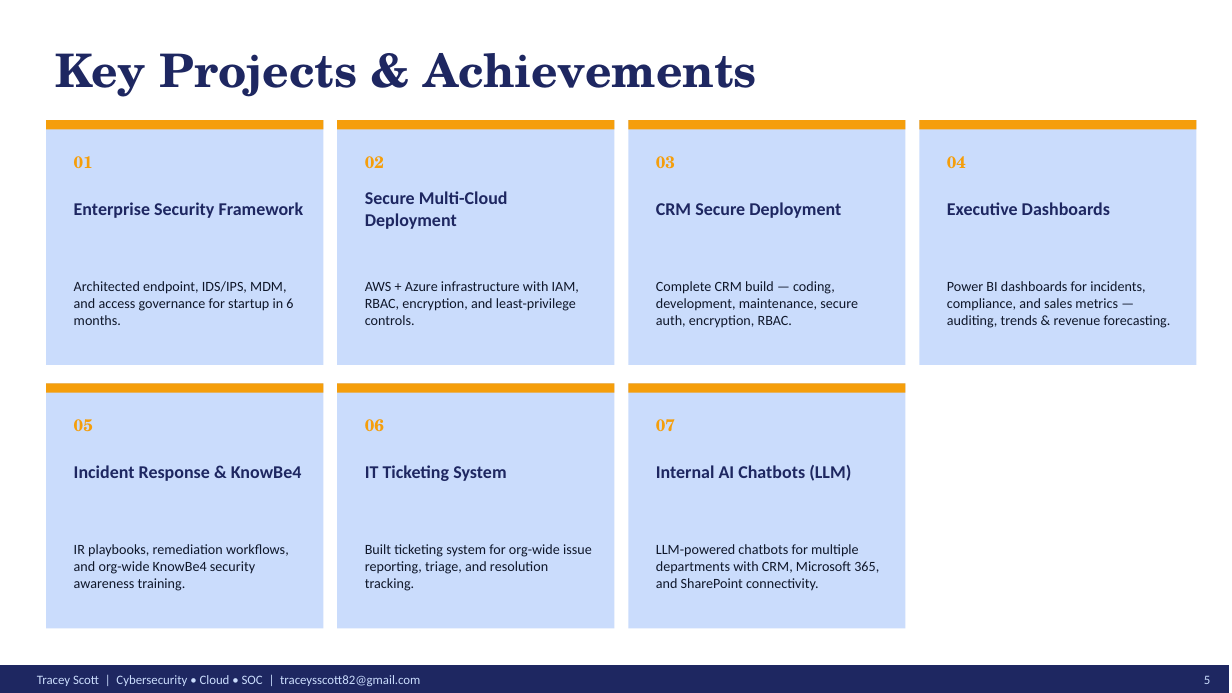
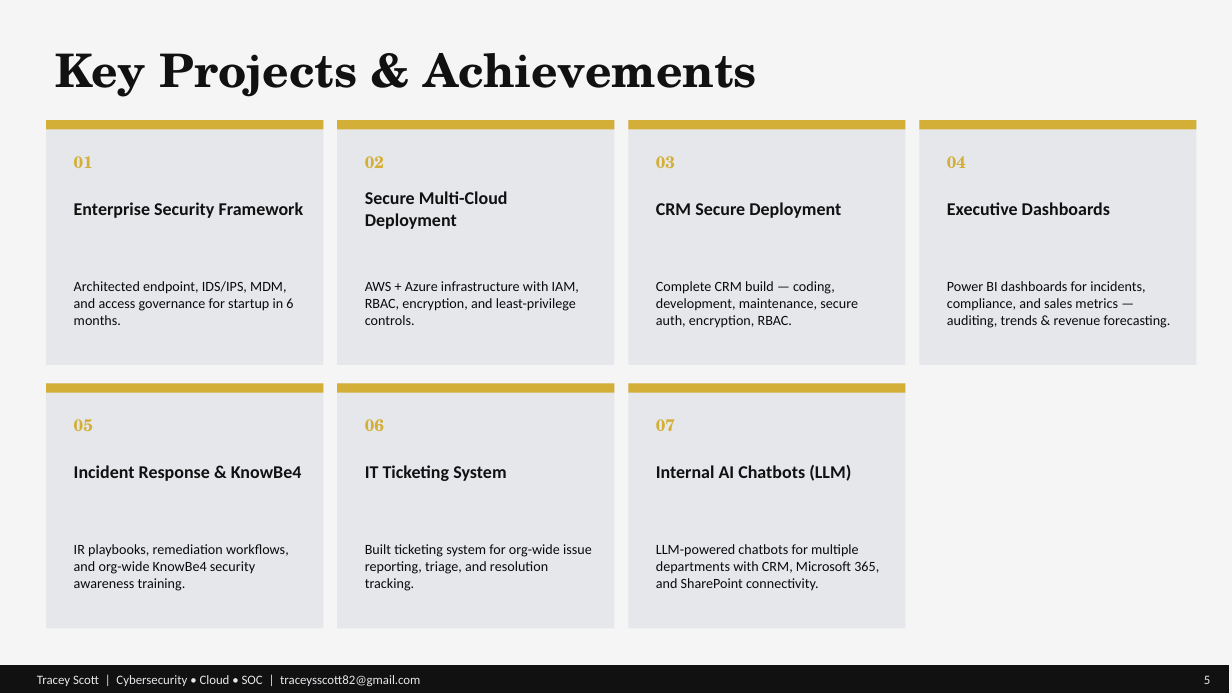
Before and after one commit to TraceyTheAnalyst/tracey-portfolio-deck, a slide deck: slide 5 of Tracey-Scott-Portfolio.pptx. Drawn at 1232x693 pixels with LibreOffice and Linux fonts; fonts in the diff are those of the drawing. Boxes give left, top, right and bottom in pixels: in the first picture for what was removed or moved away, otherwise in the second. Text is boxed around its words. In the diff, an @@ line names an element or a change of style, - is before the commit and + after.

```diff
--- a/Tracey-Scott-Portfolio.pptx
+++ b/Tracey-Scott-Portfolio.pptx
@@ background #FFFFFF to #F5F5F5 @@
@@ fill #CADCFC to #E5E7EB in 7 elements at <box>46,120,323,365</box>, <box>337,120,615,365</box>, <box>628,120,906,365</box>, <box>920,120,1197,365</box>, <box>46,384,323,628</box>, <box>337,384,615,628</box>, <box>628,384,906,628</box> @@
@@ fill #F59E0B to #D4AF37 in 7 elements at <box>46,120,323,129</box>, <box>337,120,615,129</box>, <box>628,120,906,129</box>, <box>920,120,1197,129</box>, <box>46,384,323,393</box>, <box>337,384,615,393</box>, <box>628,384,906,393</box> @@
@@ text colour #F59E0B to #D4AF37 in 7 elements at <box>74,156,93,168</box>, <box>365,156,384,168</box>, <box>656,156,675,168</box>, <box>947,156,966,168</box>, <box>74,419,93,431</box>, <box>365,419,384,431</box>, <box>656,419,675,431</box> @@
@@ text colour #1E2761 to #111111 in 8 elements at <box>55,53,757,97</box>, <box>74,202,304,218</box>, <box>365,191,508,229</box>, <box>656,202,841,218</box>, <box>947,202,1110,215</box>, <box>74,465,302,481</box>, <box>365,465,506,481</box>, <box>656,465,851,481</box> @@
@@ text colour #0F172A to #0A0A0A in 7 elements at <box>74,281,293,325</box>, <box>365,281,579,325</box>, <box>656,281,858,328</box>, <box>947,281,1171,328</box>, <box>74,544,289,591</box>, <box>365,544,592,591</box>, <box>656,544,879,591</box> @@
@@ rectangle at <box>0,665,1229,693</box>: fill #1E2761 to #111111 @@
@@ text "Tracey Scott | Cybersecurity • ..." at <box>37,675,420,686</box>: text colour #CADCFC to #E5E7EB @@
@@ text "5" at <box>1204,675,1210,684</box>: text colour #CADCFC to #E5E7EB @@
```
Also in this commit, not shown: 7 other slides changed, 10 other files.
